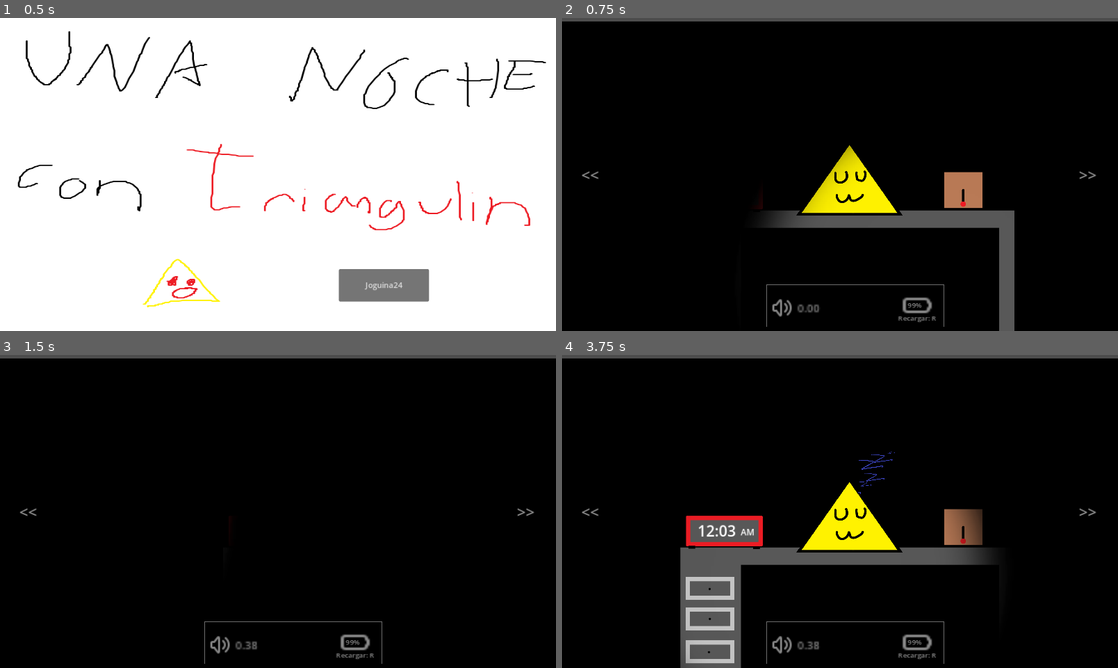
Above: before the commit, frames 1-4 (two rows, left to right).
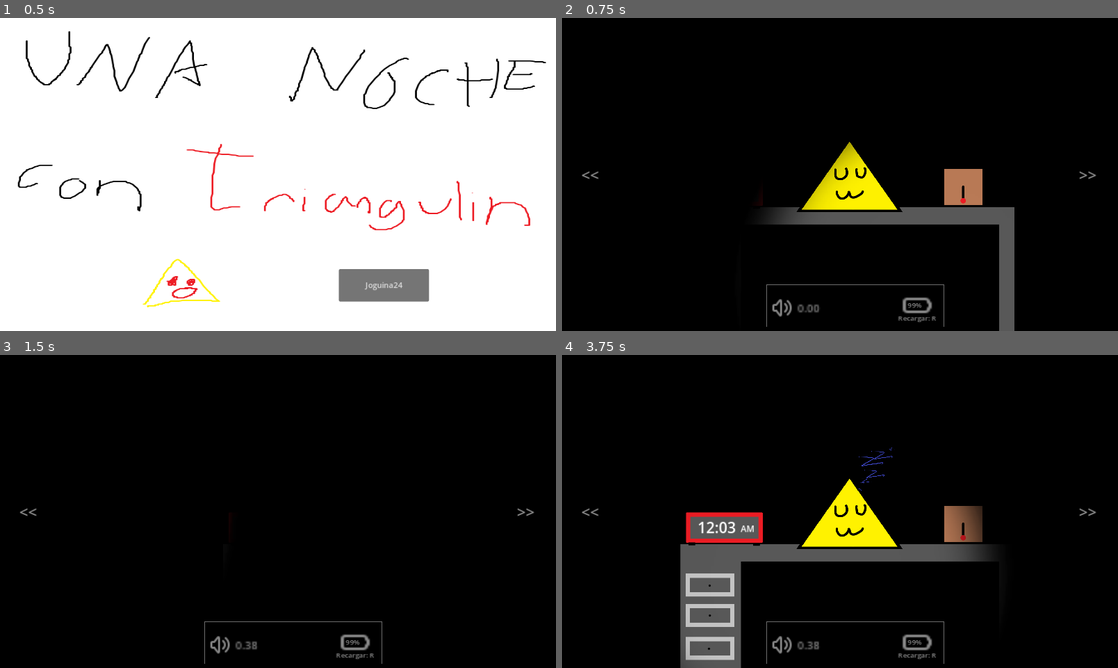
Above: after the commit, the same moments.

Repository: Mageh533/TriangulinProject
Game: Godot game, scene res://Scenes/MainMenu.tscn
The game is run twice, just before and just after one commit, with the same random seed, the same clock (stepped at 60 frames per second) and the same inputs.
Inputs (mouse positions are in pixels of both pictures, inside the frame that each line leads up to):
- Up to frame 1 (0.5 s): no input
- Up to frame 2 (0.75 s): click "Joguina24" at 0.5 s
- Up to frame 3 (1.5 s): tap Enter at 1.25 s; move the mouse to (27, 511) at 1.27 s; tap R (recharge) at 1.35 s
- Up to frame 4 (3.75 s): move the mouse to (1090, 511) at 2.02 s; tap R (recharge) at 2.1, 2.85, 3.6 s; move the mouse to (895, 442) at 2.77 s; move the mouse to (812, 574) at 3.52 s

Frame 1 is identical in both runs. In frame 2, 2.8% of the frame differs, in the area x 0-100%, y 0-68%; in frame 3, 1.1%; in frame 4, 5.0%, in the area x 0-100%, y 0-99%.

Commit message:
Pass mouse on buttons

Diff:
--- a/Scenes/MainScene.tscn
+++ b/Scenes/MainScene.tscn
@@ -486,6 +486,7 @@
 offset_top = -35.0
 offset_right = 79.0
 offset_bottom = 37.0
+mouse_filter = 1
 
 [node name="Time" type="Label" parent="Interactable/Despertador"]
 offset_left = -56.0
@@ -528,6 +529,7 @@
 offset_top = -157.0
 offset_right = 163.0
 offset_bottom = 160.0
+mouse_filter = 1
 
 [node name="Puerta" type="Node2D" parent="Interactable"]
 position = Vector2(-328, 368)
@@ -561,6 +563,7 @@
 offset_top = -79.0
 offset_right = 82.0
 offset_bottom = 83.0
+mouse_filter = 1
 
 [node name="BotonRojo" type="Sprite2D" parent="Interactable/Puerta"]
 position = Vector2(29.75, 25)
@@ -588,6 +591,7 @@
 offset_top = -111.889
 offset_right = 88.9056
 offset_bottom = -22.8889
+mouse_filter = 1
 theme_override_styles/background = SubResource("StyleBoxFlat_8he2t")
 theme_override_styles/fill = SubResource("StyleBoxFlat_36xep")
 max_value = 10.0
@@ -701,7 +705,7 @@
 shadow_enabled = true
 
 [node name="POV" type="Camera2D" parent="."]
-position = Vector2(576, 321)
+position = Vector2(576, 328)
 
 [node name="MoveLeft" type="Area2D" parent="POV"]
 position = Vector2(-491, -10)
